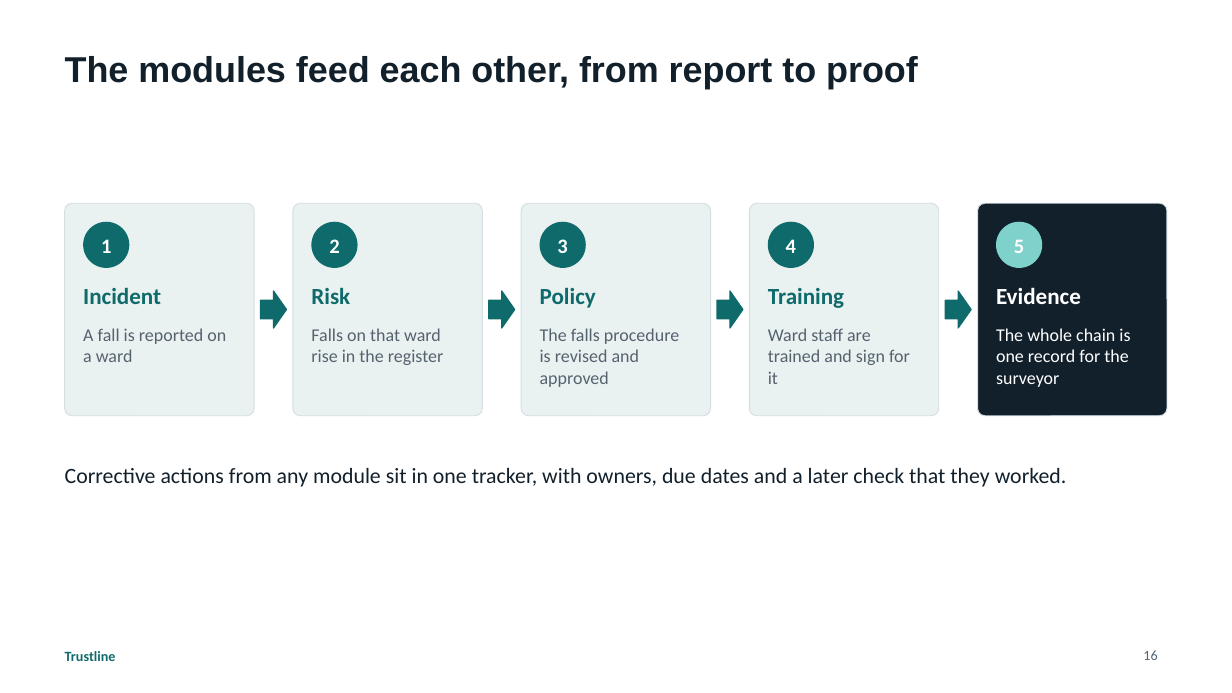
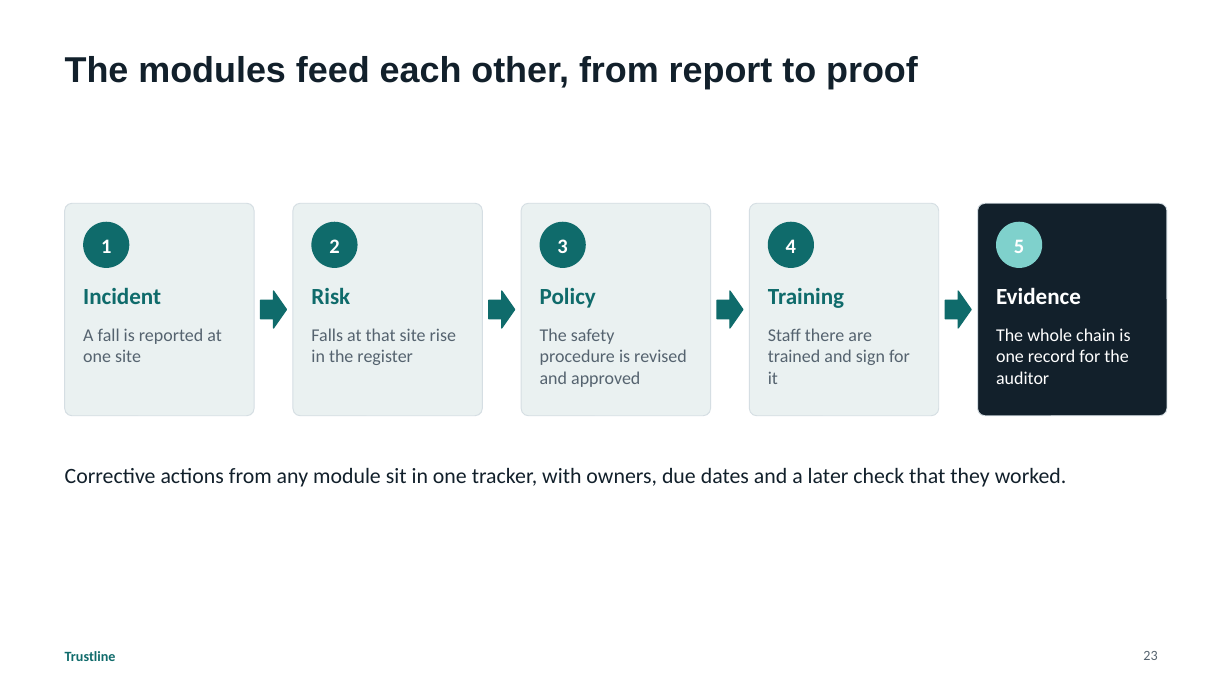
Before and after one commit to husseinalbustany/Trustline, a slide deck: slide 23 of docs/presentations/Trustline-Platform-Overview.pptx (slide 16 before the commit). Drawn at 1232x693 pixels with LibreOffice and Linux fonts; fonts in the diff are those of the drawing. Boxes give left, top, right and bottom in pixels: in the first picture for what was removed or moved away, otherwise in the second. Text is boxed around its words. In the diff, an @@ line names an element or a change of style, - is before the commit and + after.

```diff
--- a/docs/presentations/Trustline-Platform-Overview.pptx
+++ b/docs/presentations/Trustline-Platform-Overview.pptx
@@ text at [83,328,221,362]: text changed @@
-A fall is reported on a ward
+A fall is reported at one site
@@ text at [311,328,456,365]: text changed @@
-Falls on that ward rise in the register
+Falls at that site rise in the register
@@ text at [540,328,687,387]: text changed @@
-The falls procedure is revised and approved
+The safety procedure is revised and approved
@@ text at [768,328,910,384]: text changed @@
-Ward staff are trained and sign for it
+Staff there are trained and sign for it
@@ text at [996,328,1130,384]: text changed @@
-The whole chain is one record for the surveyor
+The whole chain is one record for the auditor
@@ page number at [1143,651,1157,660]: text changed @@
-16
+23
```
Also in this commit, not shown: 16 other slides changed, 10 slides added, 2 other files.
